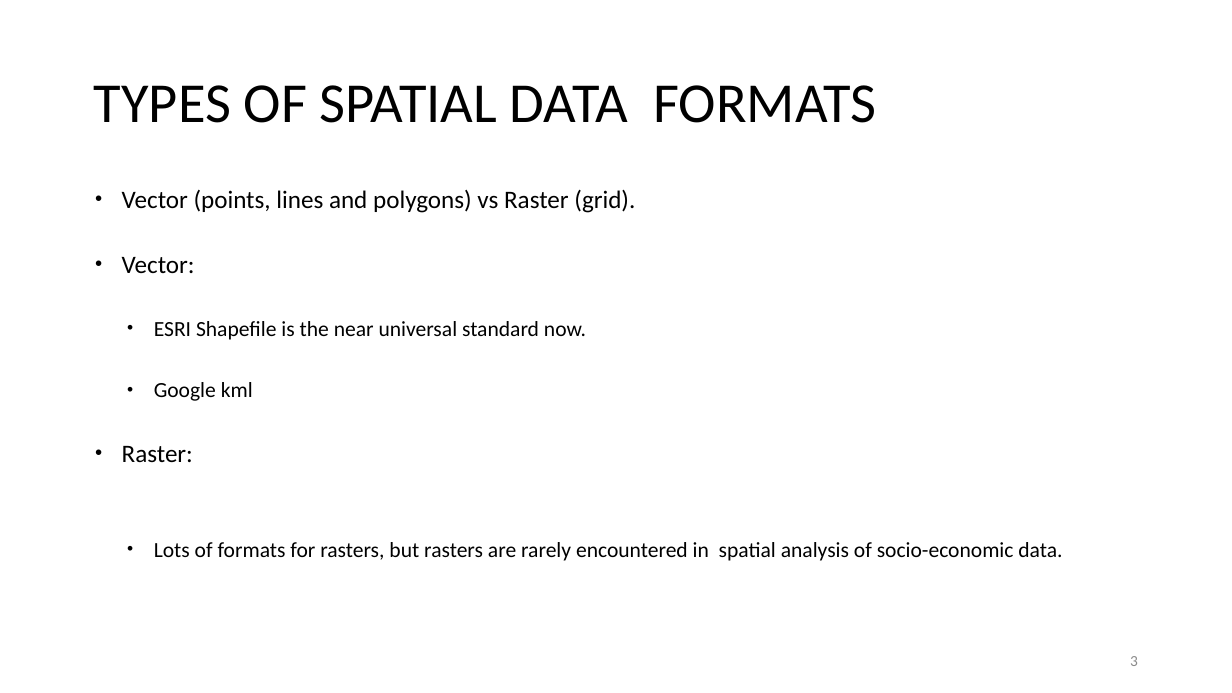
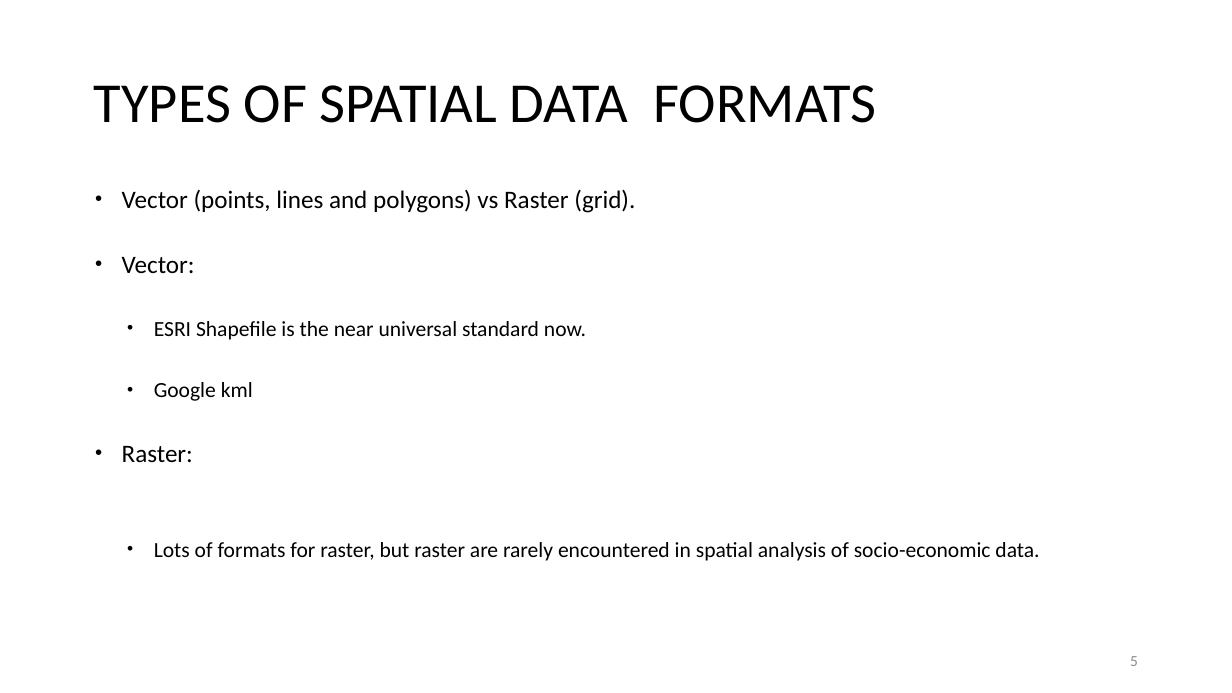
Before and after one commit to rcc-uchicago/SpatialStatistics_R, a slide deck: slide 5 of A QUICK INTRODUCTION TO SPATIAL STATISTICS.pptx (slide 3 before the commit). Drawn at 1232x693 pixels with LibreOffice and Linux fonts; fonts in the diff are those of the drawing. Boxes give left, top, right and bottom in pixels: in the first picture for what was removed or moved away, otherwise in the second. Text is boxed around its words. In the diff, an @@ line names an element or a change of style, - is before the commit and + after.

```diff
--- a/A QUICK INTRODUCTION TO SPATIAL STATISTICS.pptx
+++ b/A QUICK INTRODUCTION TO SPATIAL STATISTICS.pptx
@@ text at bbox=[154, 542, 1039, 561]: text changed @@
-  • Lots of formats for rasters, but rasters are rarely encountered in spatial analysis of socio-economic data.
+  • Lots of formats for raster, but raster are rarely encountered in spatial analysis of socio-economic data.
@@ page number at bbox=[1130, 656, 1138, 666]: text changed @@
-3
+5
```
Also in this commit, not shown: 4 other slides changed, 17 slides added, 5 other files.
